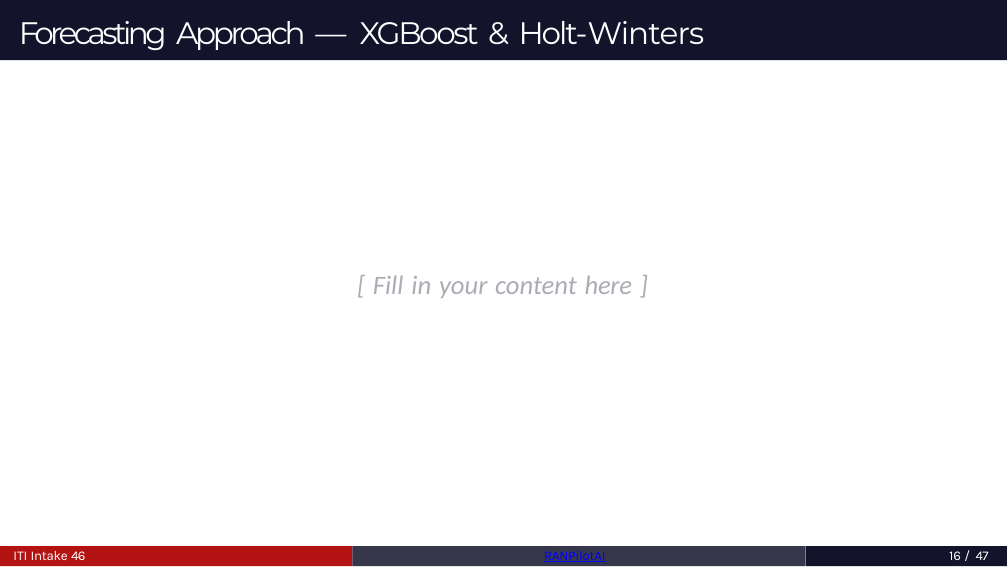
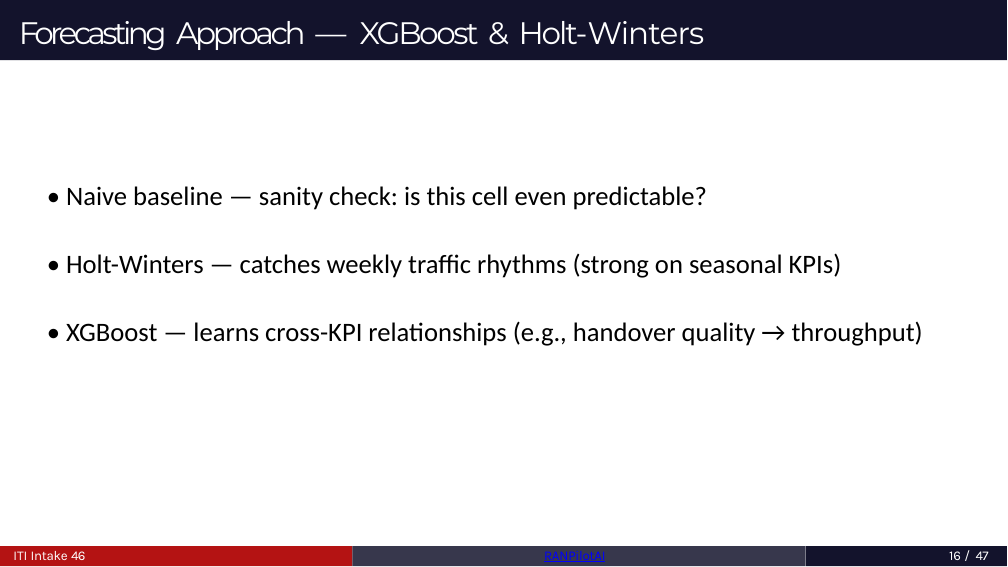
Before and after one commit to MahmoudAshrafYadem/ITI-Graduation_project, a slide deck: slide 16 of RANPilotAi_Graduation_Project_BOOK/presentation.pptx. Drawn at 1008x567 pixels with LibreOffice and Linux fonts; fonts in the diff are those of the drawing. Boxes give left, top, right and bottom in pixels: in the first picture for what was removed or moved away, otherwise in the second. Text is boxed around its words. In the diff, an @@ line names an element or a change of style, - is before the commit and + after.

```diff
--- a/RANPilotAi_Graduation_Project_BOOK/presentation.pptx
+++ b/RANPilotAi_Graduation_Project_BOOK/presentation.pptx
@@ text at [66, 186, 923, 346]: text changed; text colour #ACACB5 to #000000; italic off @@
-[ Fill in your content here ]
+• Naive baseline — sanity check: is this cell even predictable?
+• Holt-Winters — catches weekly traffic rhythms (strong on seasonal KPIs)
+• XGBoost — learns cross-KPI relationships (e.g., handover quality → throughput)
```
Also in this commit, not shown: 7 other slides changed, 1 slide added.
